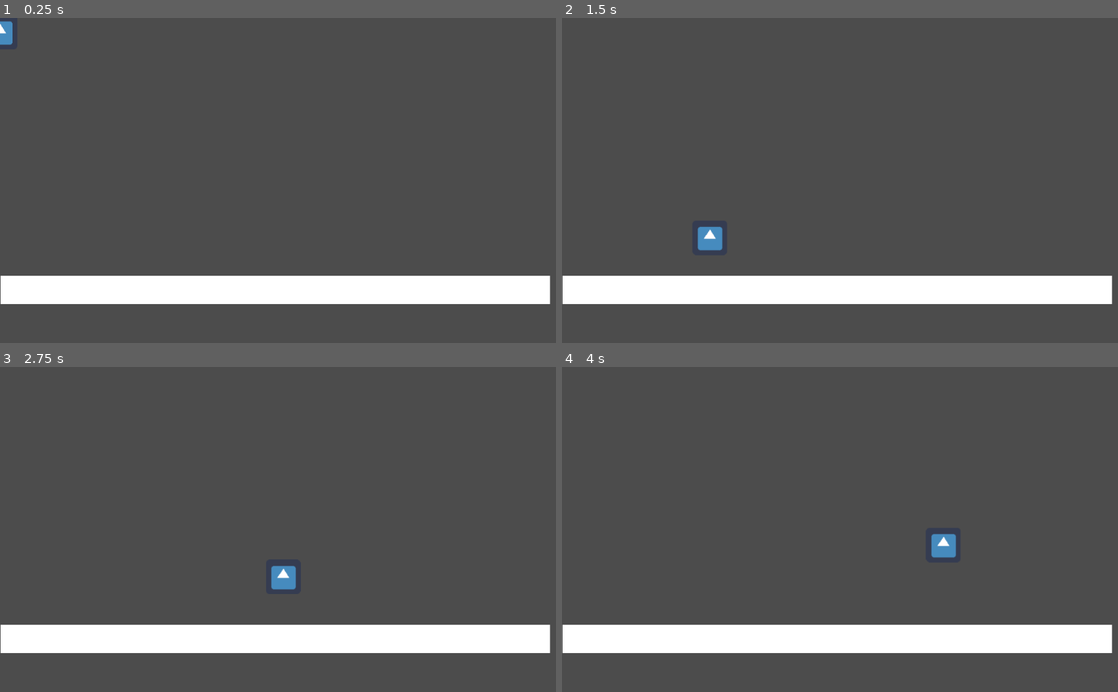
Above: before the commit, frames 1-4 (two rows, left to right).
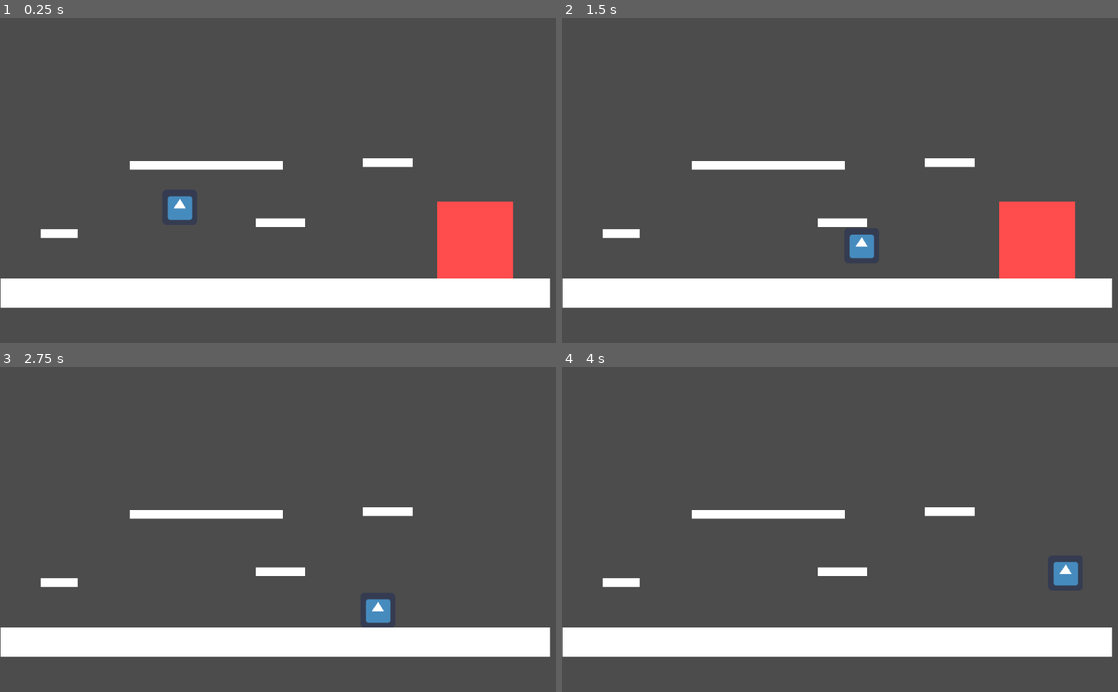
Above: after the commit, the same moments.

Repository: TapioVV/PlatformeriYkosille
Game: Godot game, scene res://Scenes/Game.tscn
The game is run twice, just before and just after one commit, with the same random seed, the same clock (stepped at 60 frames per second) and the same inputs. The project has no main scene, so this scene is started directly. The engine's default icon, where the game draws it, is replaced by a stand-in: a white triangle on a blue panel in a dark square.
Inputs:
- Up to frame 1 (0.25 s): no input
- Up to frame 2 (1.5 s): hold Right (Right) from 0.53 s (still down); tap Space (Jump) at 0.6, 0.77, 1.07, 1.35 s
- Up to frame 3 (2.75 s): tap Space (Jump) at 1.52, 1.82, 2.1 s; release Right (Right) at 2.03 s; hold Left (Left) from 2.03 s (still down)
- Up to frame 4 (4 s): release Left (Left) at 2.78 s; hold Right (Right) from 2.78 s (still down); tap Space (Jump) at 2.85, 3.02, 3.32, 3.6, 3.77 s

The runs differ from the first frame. In frame 1, 7.2% of the frame differs, in the area x 0-99%, y 0-90%; in frame 2, 7.4%, in the area x 0-99%, y 43-90%; in frame 3, 4.1%; in frame 4, 4.2%.

Commit message:
BlocksBreak

Diff:
--- a/Player.gd
+++ /dev/null
@@ -1,46 +0,0 @@
-extends KinematicBody2D
-
-class_name Player
-
-const ACCELERATION = 2600
-const DEACCELERATION = 3500
-
-export(float) var timeToJumpPeak = .3
-export(int) var jumpHeight = 15
-export(int) var jumpDistance = 150
-export(float) var jumpBufferTime
-export(float) var smallJump
-
-#Less is more
-export(int) var jumpControlDeacceleration
-export(int) var jumpControlAcceleration
-
-onready var timer = get_node("JumpTimer")
-var state
-var state_machine
-var velocity = Vector2.ZERO
-var inputVector: float
-
-var maxHorizontalSpeed: float
-var gravity: float
-var jumpSpeed: float
-var smallJumpStart: bool = false
-var jumpPressed: bool = false
-
-func _ready():
-	gravity = (2*jumpHeight)/pow(timeToJumpPeak,2)
-	jumpSpeed = gravity * timeToJumpPeak
-	maxHorizontalSpeed = jumpDistance / (2*timeToJumpPeak)
-	state_machine = StateMachine.new()
-	change_state("idle")
-
-func change_state(new_state_name):
-	if state != null:
-		state.queue_free()
-	state = state_machine.get_state(new_state_name).new()
-	state.setup(funcref(self, "change_state"), self)
-	state.name = "current_state"
-	add_child(state)
-
-func _physics_process(_delta):
-	move_and_slide(velocity, Vector2.UP)
--- /dev/null
+++ b/Scenes/BreakableBlock.tscn
@@ -0,0 +1,18 @@
+[gd_scene load_steps=3 format=2]
+
+[ext_resource path="res://Sprites/WhitePixel.png" type="Texture" id=1]
+
+[sub_resource type="RectangleShape2D" id=1]
+
+[node name="BreakableBlock" type="StaticBody2D" groups=["breakable"]]
+scale = Vector2( 6.98648, 6.98648 )
+collision_layer = 3
+collision_mask = 3
+
+[node name="CollisionShape2D" type="CollisionShape2D" parent="."]
+shape = SubResource( 1 )
+
+[node name="WhitePixel" type="Sprite" parent="CollisionShape2D"]
+modulate = Color( 1, 0.301961, 0.301961, 1 )
+scale = Vector2( 10, 10 )
+texture = ExtResource( 1 )
--- a/Scenes/Game.tscn
+++ b/Scenes/Game.tscn
@@ -1,37 +1,14 @@
-[gd_scene load_steps=6 format=2]
+[gd_scene load_steps=5 format=2]
 
-[ext_resource path="res://Sprites/icon.png" type="Texture" id=1]
+[ext_resource path="res://Scenes/PlayerCharecter.tscn" type="PackedScene" id=1]
 [ext_resource path="res://Sprites/WhitePixel.png" type="Texture" id=2]
-[ext_resource path="res://Player.gd" type="Script" id=3]
-
-[sub_resource type="RectangleShape2D" id=1]
-extents = Vector2( 27, 32 )
+[ext_resource path="res://Scenes/BreakableBlock.tscn" type="PackedScene" id=3]
 
 [sub_resource type="RectangleShape2D" id=2]
 extents = Vector2( 1, 1 )
 
 [node name="Node2D" type="Node2D"]
-
-[node name="KinematicBody2D" type="KinematicBody2D" parent="."]
-position = Vector2( 6.10352e-05, 6.10352e-05 )
-script = ExtResource( 3 )
-timeToJumpPeak = 0.5
-jumpHeight = 130
-jumpDistance = 375
-jumpBufferTime = 0.24
-smallJump = 1.5
-jumpControlDeacceleration = 8
-jumpControlAcceleration = 3
-
-[node name="Icon" type="Sprite" parent="KinematicBody2D"]
-texture = ExtResource( 1 )
-
-[node name="CollisionShape2D" type="CollisionShape2D" parent="KinematicBody2D"]
-position = Vector2( -6.10352e-05, -6.10948e-05 )
-shape = SubResource( 1 )
-
-[node name="JumpTimer" type="Timer" parent="KinematicBody2D"]
-one_shot = true
+scale = Vector2( 1, 1.01244 )
 
 [node name="WhitePixel" type="Sprite" parent="."]
 position = Vector2( 507, 502 )
@@ -44,3 +21,57 @@
 [node name="CollisionShape2D" type="CollisionShape2D" parent="WhitePixel/StaticBody2D"]
 visible = false
 shape = SubResource( 2 )
+
+[node name="WhitePixel2" type="Sprite" parent="."]
+position = Vector2( 109, 393.11 )
+scale = Vector2( 34.23, 7.77759 )
+texture = ExtResource( 2 )
+
+[node name="StaticBody2D" type="StaticBody2D" parent="WhitePixel2"]
+visible = false
+
+[node name="CollisionShape2D" type="CollisionShape2D" parent="WhitePixel2/StaticBody2D"]
+visible = false
+shape = SubResource( 2 )
+
+[node name="WhitePixel3" type="Sprite" parent="."]
+position = Vector2( 379.885, 268.658 )
+scale = Vector2( 141.115, 7.77759 )
+texture = ExtResource( 2 )
+
+[node name="StaticBody2D" type="StaticBody2D" parent="WhitePixel3"]
+visible = false
+
+[node name="CollisionShape2D" type="CollisionShape2D" parent="WhitePixel3/StaticBody2D"]
+visible = false
+shape = SubResource( 2 )
+
+[node name="WhitePixel4" type="Sprite" parent="."]
+position = Vector2( 516.443, 373.355 )
+scale = Vector2( 45.5575, 7.77759 )
+texture = ExtResource( 2 )
+
+[node name="StaticBody2D" type="StaticBody2D" parent="WhitePixel4"]
+visible = false
+
+[node name="CollisionShape2D" type="CollisionShape2D" parent="WhitePixel4/StaticBody2D"]
+visible = false
+shape = SubResource( 2 )
+
+[node name="WhitePixel5" type="Sprite" parent="."]
+position = Vector2( 714, 263.719 )
+scale = Vector2( 45.5575, 7.77759 )
+texture = ExtResource( 2 )
+
+[node name="StaticBody2D" type="StaticBody2D" parent="WhitePixel5"]
+visible = false
+
+[node name="CollisionShape2D" type="CollisionShape2D" parent="WhitePixel5/StaticBody2D"]
+visible = false
+shape = SubResource( 2 )
+
+[node name="BreakableBlock" parent="." instance=ExtResource( 3 )]
+position = Vector2( 875, 404.962 )
+
+[node name="KinematicBody2D" parent="." instance=ExtResource( 1 )]
+position = Vector2( 331, 318.044 )
--- /dev/null
+++ b/Scenes/PlayerCharecter.tscn
@@ -0,0 +1,89 @@
+[gd_scene load_steps=6 format=2]
+
+[ext_resource path="res://Sprites/icon.png" type="Texture" id=1]
+[ext_resource path="res://Scenes/TongueArea.gd" type="Script" id=2]
+
+[sub_resource type="GDScript" id=4]
+script/source = "extends KinematicBody2D
+
+const ACCELERATION = 2800
+const DEACCELERATION = 3800
+
+export(float) var timeToJumpPeak = .3
+export(int) var jumpHeight = 15
+export(int) var jumpDistance = 150
+export(float) var jumpBufferTime
+export(float) var smallJump
+
+#Less is more
+export(int) var jumpControlDeacceleration
+export(int) var jumpControlAcceleration
+
+onready var timer = get_node(\"JumpTimer\")
+var state
+var state_machine
+var velocity = Vector2.ZERO
+var inputVector: float
+
+var maxHorizontalSpeed: float
+var gravity: float
+var jumpSpeed: float
+var smallJumpStart: bool = false
+var jumpPressed: bool = false
+
+func _ready():
+	gravity = (2*jumpHeight)/pow(timeToJumpPeak,2)
+	jumpSpeed = gravity * timeToJumpPeak
+	maxHorizontalSpeed = jumpDistance / (2*timeToJumpPeak)
+	state_machine = StateMachine.new()
+	change_state(\"idle\")
+
+func change_state(new_state_name):
+	if state != null:
+		state.queue_free()
+	state = state_machine.get_state(new_state_name).new()
+	state.setup(funcref(self, \"change_state\"), self)
+	state.name = \"current_state\"
+	add_child(state)
+
+func _physics_process(_delta):
+	move_and_slide(velocity, Vector2.UP)
+"
+
+[sub_resource type="RectangleShape2D" id=1]
+extents = Vector2( 15, 32 )
+
+[sub_resource type="RayShape2D" id=5]
+length = 84.67
+
+[node name="KinematicBody2D" type="KinematicBody2D"]
+position = Vector2( 6.10352e-05, 6.10352e-05 )
+script = SubResource( 4 )
+timeToJumpPeak = 0.48
+jumpHeight = 125
+jumpDistance = 325
+jumpBufferTime = 0.21
+smallJump = 1.5
+jumpControlDeacceleration = 8
+jumpControlAcceleration = 3
+
+[node name="Icon" type="Sprite" parent="."]
+texture = ExtResource( 1 )
+
+[node name="CollisionShape2D" type="CollisionShape2D" parent="."]
+position = Vector2( -6.10352e-05, -6.10948e-05 )
+shape = SubResource( 1 )
+
+[node name="JumpTimer" type="Timer" parent="."]
+one_shot = true
+
+[node name="TongueArea" type="Area2D" parent="."]
+collision_layer = 2
+collision_mask = 2
+script = ExtResource( 2 )
+
+[node name="CollisionShape2D" type="CollisionShape2D" parent="TongueArea"]
+rotation = -1.5708
+shape = SubResource( 5 )
+
+[connection signal="body_entered" from="TongueArea" to="TongueArea" method="_on_TongueArea_body_entered"]
--- /dev/null
+++ b/Scenes/TongueArea.gd
@@ -0,0 +1,13 @@
+extends Area2D
+
+var hitBodies
+
+func _ready():
+	pass # Replace with function body.
+
+
+func _on_TongueArea_body_entered(body):
+	hitBodies = get_overlapping_bodies()
+	for n in hitBodies:
+		if n.is_in_group("breakable"):
+			n.queue_free()
--- a/Scripts/States/FallState.gd
+++ b/Scripts/States/FallState.gd
@@ -27,4 +27,7 @@
 			change_state.call_func("run")
 		else:
 			change_state.call_func("idle")
+
+	if player.is_on_ceiling():
+		player.velocity.y = 0
 	player.velocity.y += player.gravity * delta
--- a/Scripts/States/IdleState.gd
+++ b/Scripts/States/IdleState.gd
@@ -2,8 +2,8 @@
 
 class_name IdleState
 
-func _ready():
-	player.velocity.x = 0
+#func _ready():
+#	player.velocity.x = 0
 
 func _physics_process(_delta):
 	if Input.is_action_pressed("Left"):
--- a/Scripts/States/JumpState.gd
+++ b/Scripts/States/JumpState.gd
@@ -39,4 +39,8 @@
 		else:
 			change_state.call_func("idle")
 
+	if player.is_on_ceiling():
+		player.velocity.y = 0
+
+
 	player.velocity.y += player.gravity * delta
--- a/project.godot
+++ b/project.godot
@@ -24,11 +24,6 @@
 "language": "GDScript",
 "path": "res://Scripts/States/JumpState.gd"
 }, {
-"base": "KinematicBody2D",
-"class": "Player",
-"language": "GDScript",
-"path": "res://Player.gd"
-}, {
 "base": "Node2D",
 "class": "PlayerState",
 "language": "GDScript",
@@ -48,7 +43,6 @@
 "FallState": "",
 "IdleState": "",
 "JumpState": "",
-"Player": "",
 "PlayerState": "",
 "RunState": "",
 "StateMachine": ""
